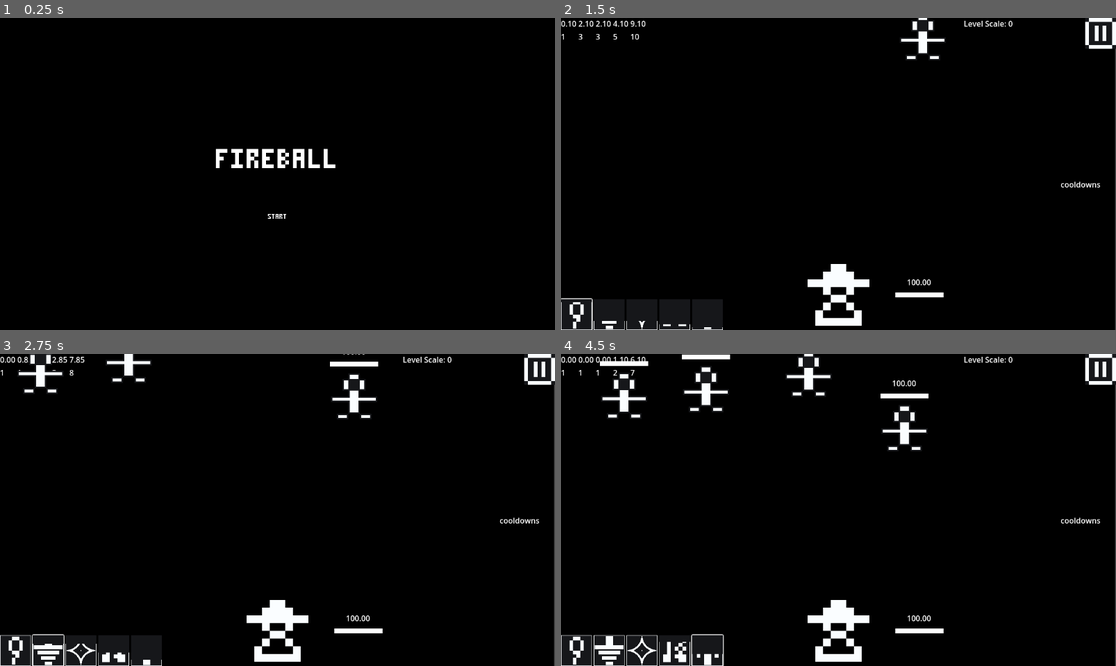
Above: before the commit, frames 1-4 (two rows, left to right).
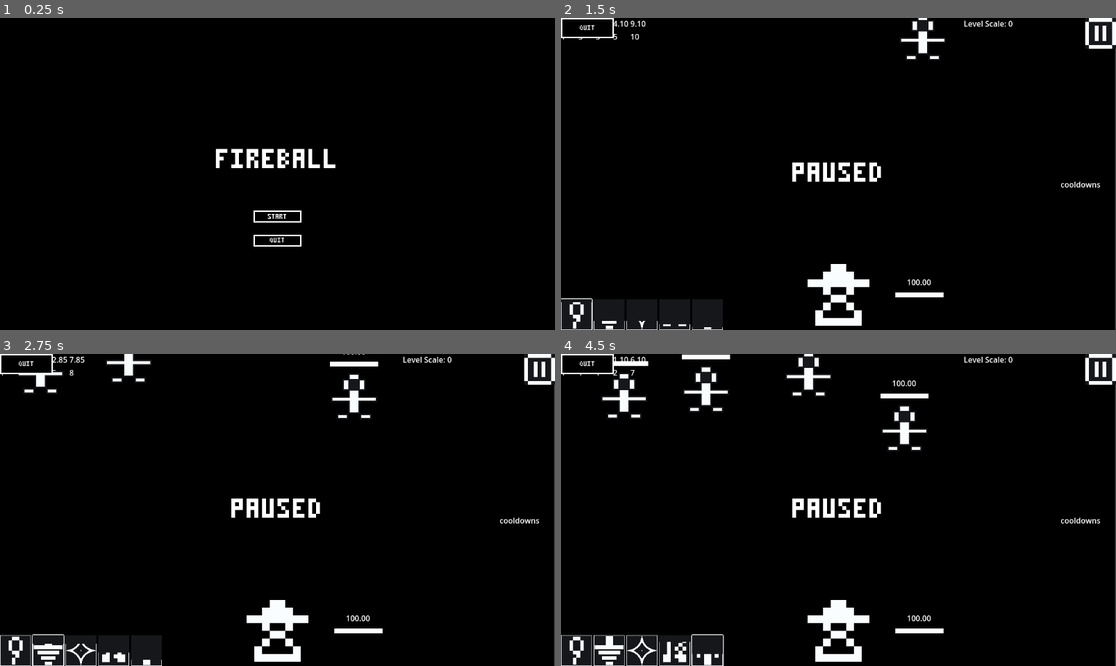
Above: after the commit, the same moments.

Repository: ThomasApplewhite/FIREBALL-Prototype
Game: Godot game, scene res://Source/GameScenes/MainMenu.tscn
Two runs of this game, one before a commit and one after it. Both use one fixed random seed, a clock stepped at 60 frames per second and the inputs below.
Inputs (mouse positions are in pixels of both pictures, inside the frame that each line leads up to):
- Up to frame 1 (0.25 s): no input
- Up to frame 2 (1.5 s): click "[center]START[/center]" at 0.5 s; click (577, 314) at 1.27 s
- Up to frame 3 (2.75 s): click (49, 650) at 2.02 s
- Up to frame 4 (4.5 s): click (644, 650) at 2.77 s; click (672, 650) at 3.52 s; click (705, 650) at 4.27 s

The runs differ from the first frame. In frame 1, 0.2% of the frame differs, in the area x 45-55%, y 61-74%; in frame 2, 0.8%; in frame 3, 0.9%, in the area x 0-58%, y 0-53%; in frame 4, 0.9%.

Commit message:
Quit Buttons

Diff:
--- /dev/null
+++ b/Assets/Themes/StyleBoxes/black_with_white_border_styleflat.tres
@@ -0,0 +1,9 @@
+[gd_resource type="StyleBoxFlat" format=3 uid="uid://cfqwc076o2m3u"]
+
+[resource]
+bg_color = Color(0, 0, 0, 1)
+border_width_left = 3
+border_width_top = 3
+border_width_right = 3
+border_width_bottom = 3
+border_color = Color(1, 1, 1, 1)
--- a/Source/GameScenes/MainMenu.tscn
+++ b/Source/GameScenes/MainMenu.tscn
@@ -1,8 +1,9 @@
-[gd_scene load_steps=4 format=3 uid="uid://dcmd18rsbrh6a"]
+[gd_scene load_steps=5 format=3 uid="uid://dcmd18rsbrh6a"]
 
 [ext_resource type="Script" path="res://Source/GameScenes/main_menu.gd" id="1_3wuq8"]
 [ext_resource type="Theme" uid="uid://c1ldb3mtl66yf" path="res://Assets/Themes/ui_blackwhite_theme.tres" id="1_ck02q"]
 [ext_resource type="PackedScene" uid="uid://b771c273nmt07" path="res://Source/GameScenes/play_scene.tscn" id="2_gdfxi"]
+[ext_resource type="StyleBox" uid="uid://cfqwc076o2m3u" path="res://Assets/Themes/StyleBoxes/black_with_white_border_styleflat.tres" id="4_tcxhl"]
 
 [node name="MainMenu" type="Control"]
 layout_mode = 3
@@ -42,7 +43,7 @@
 bbcode_enabled = true
 text = "[center]FIREBALL[/center]"
 
-[node name="Button" type="Button" parent="."]
+[node name="StartButton" type="Button" parent="."]
 layout_mode = 1
 anchors_preset = 8
 anchor_left = 0.5
@@ -56,8 +57,9 @@
 grow_horizontal = 2
 grow_vertical = 2
 theme = ExtResource("1_ck02q")
+theme_override_styles/normal = ExtResource("4_tcxhl")
 
-[node name="RichTextLabel" type="RichTextLabel" parent="Button"]
+[node name="RichTextLabel" type="RichTextLabel" parent="StartButton"]
 custom_minimum_size = Vector2(50, 12)
 layout_mode = 1
 anchors_preset = 8
@@ -82,4 +84,15 @@
 grow_horizontal = 2
 grow_vertical = 2
 
-[connection signal="pressed" from="Button" to="." method="_on_button_pressed"]
+[node name="QuitButton" type="Button" parent="."]
+layout_mode = 0
+offset_left = 526.0
+offset_top = 450.0
+offset_right = 626.0
+offset_bottom = 475.0
+theme = ExtResource("1_ck02q")
+theme_override_styles/normal = ExtResource("4_tcxhl")
+text = "QUIT"
+
+[connection signal="pressed" from="StartButton" to="." method="_on_start_button_pressed"]
+[connection signal="pressed" from="QuitButton" to="." method="_on_quit_button_pressed"]
--- a/Source/GameScenes/main_menu.gd
+++ b/Source/GameScenes/main_menu.gd
@@ -4,5 +4,12 @@
 var packed_gameplay_scene : PackedScene
 
 
-func _on_button_pressed():
+func _on_start_button_pressed():
 	get_tree().change_scene_to_packed(packed_gameplay_scene)
+
+
+func _on_quit_button_pressed():
+	# Go Back is for Android, Close is for everything else
+	get_tree().root.propagate_notification(NOTIFICATION_WM_CLOSE_REQUEST)
+	get_tree().root.propagate_notification(NOTIFICATION_WM_GO_BACK_REQUEST)
+	get_tree().quit()
--- a/Source/UI/pause_menu_control.gd
+++ b/Source/UI/pause_menu_control.gd
@@ -21,3 +21,10 @@
 
 func _on_pause_button_pressed():
 	toggle_pause()
+
+
+func _on_quit_button_pressed():
+	# Go Back is for Android, Close is for everything else
+	get_tree().root.propagate_notification(NOTIFICATION_WM_CLOSE_REQUEST)
+	get_tree().root.propagate_notification(NOTIFICATION_WM_GO_BACK_REQUEST)
+	get_tree().quit()
--- a/Source/UI/pause_menu_control.tscn
+++ b/Source/UI/pause_menu_control.tscn
@@ -1,9 +1,10 @@
-[gd_scene load_steps=5 format=3 uid="uid://dei4prrixcsoq"]
+[gd_scene load_steps=6 format=3 uid="uid://dei4prrixcsoq"]
 
 [ext_resource type="Script" path="res://Source/UI/pause_menu_control.gd" id="1_l0tnk"]
 [ext_resource type="Texture2D" uid="uid://ee616yayh5qa" path="res://Assets/Icons/UI/PauseIcon_Pause.png" id="2_2xily"]
 [ext_resource type="Texture2D" uid="uid://7t1ikopp2py8" path="res://Assets/Icons/UI/PauseIcon_Play.png" id="3_rcm58"]
 [ext_resource type="Theme" uid="uid://c1ldb3mtl66yf" path="res://Assets/Themes/ui_blackwhite_theme.tres" id="4_pqeg3"]
+[ext_resource type="StyleBox" uid="uid://cfqwc076o2m3u" path="res://Assets/Themes/StyleBoxes/black_with_white_border_styleflat.tres" id="5_h3le1"]
 
 [node name="PauseMenuControl" type="Control"]
 process_mode = 3
@@ -23,7 +24,6 @@
 
 [node name="PauseOnlyMenu" type="Control" parent="."]
 process_mode = 2
-visible = false
 layout_mode = 1
 anchors_preset = 15
 anchor_right = 1.0
@@ -52,6 +52,14 @@
 fit_content = true
 autowrap_mode = 0
 
+[node name="QuitButton" type="Button" parent="PauseOnlyMenu"]
+layout_mode = 0
+offset_right = 110.0
+offset_bottom = 42.0
+theme = ExtResource("4_pqeg3")
+theme_override_styles/normal = ExtResource("5_h3le1")
+text = "QUIT"
+
 [node name="TextureButton" type="TextureButton" parent="."]
 layout_mode = 1
 anchors_preset = 1
@@ -62,4 +70,5 @@
 grow_horizontal = 0
 texture_normal = ExtResource("2_2xily")
 
+[connection signal="pressed" from="PauseOnlyMenu/QuitButton" to="." method="_on_quit_button_pressed"]
 [connection signal="pressed" from="TextureButton" to="." method="_on_pause_button_pressed"]
Not shown, changed: Docs/Home/DevelopmentDocs/FunctionalPlayabilityPolish.txt
